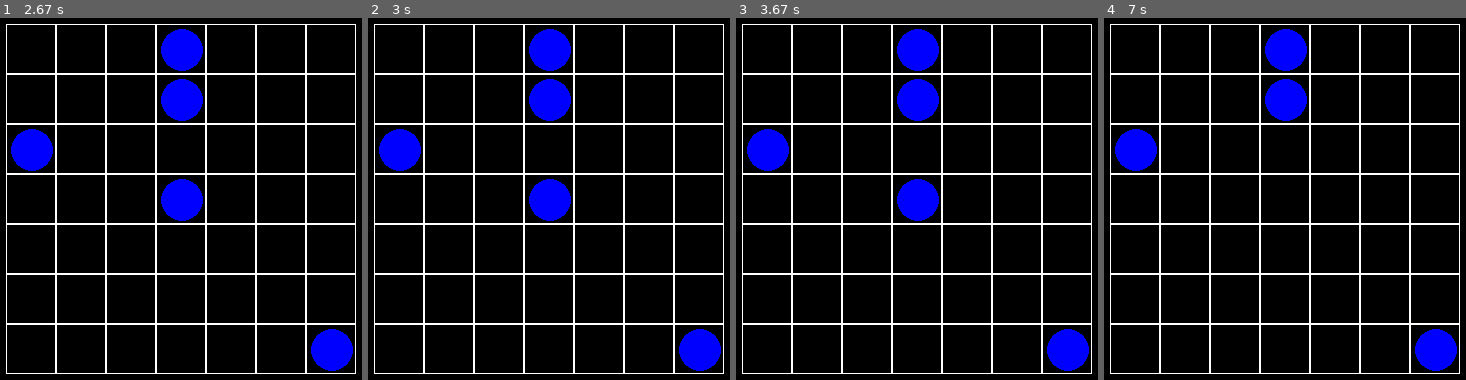
Above: before the commit, frames 1-4 (left to right).
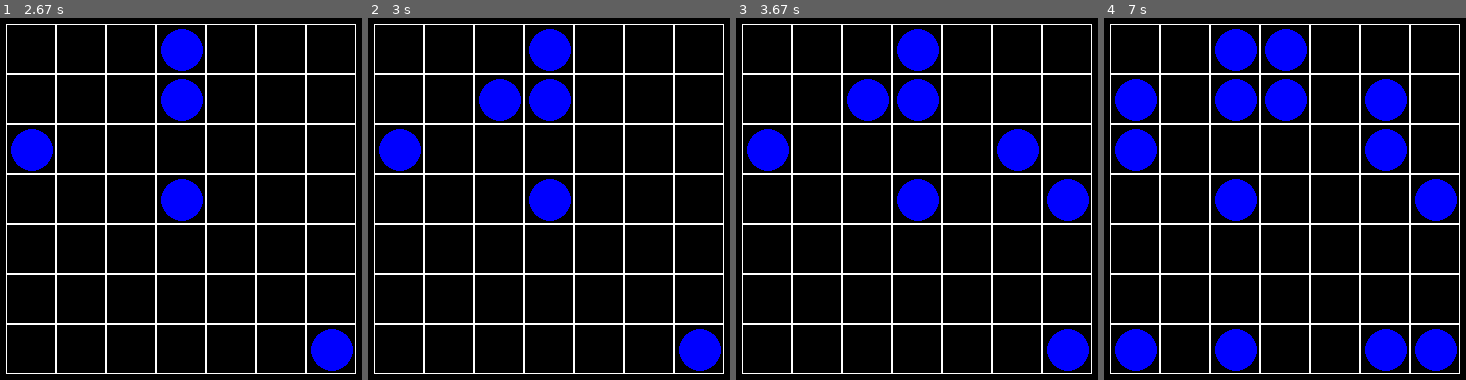
Above: after the commit, the same moments.

Repository: amalkov2024/PyGame
Game: pygame game, started from Polilinii.py
Two runs of this game, one before a commit and one after it. Both use one fixed random seed, a clock stepped at 60 frames per second and the inputs below.
Inputs (mouse positions are in pixels of both pictures, inside the frame that each line leads up to):
- Up to frame 1 (2.67 s): click (181, 199) at 0.38 s; click (184, 227) at 0.72 s; click (43, 130) at 1.05 s; click (343, 358) at 1.38 s; click (188, 46) at 1.72 s; click (188, 246) at 2.05 s; click (166, 122) at 2.38 s
- Up to frame 2 (3 s): click (483, 104) at 2.72 s
- Up to frame 3 (3.67 s): click (1036, 159) at 3.05 s; click (1058, 188) at 3.38 s
- Up to frame 4 (7 s): click (1379, 119) at 3.72 s; click (1154, 112) at 4.05 s; click (1306, 180) at 4.38 s; click (1444, 300) at 4.72 s; click (1216, 329) at 5.05 s; click (1147, 365) at 5.38 s; click (1216, 54) at 5.72 s; click (1241, 180) at 6.05 s; click (1422, 307) at 6.38 s; click (1364, 347) at 6.72 s

Frame 1 is identical in both runs. In frame 2, 1.0% of the frame differs, in the area x 30-43%, y 16-29%; in frame 3, 3.1%; in frame 4, 10%, in the area x 3-98%, y 3-98%.

Commit message:
V1 от 16-02-2024 находит есть ли путь для перемещения из красн в указанную точку

Diff:
--- a/Polilinii.py
+++ b/Polilinii.py
@@ -31,20 +31,20 @@
                     width=1,
                 )
                 # рисуем цветом
-                if self.board[i][j]<=2:
-                    if self.board[i][j] not in self.color:
-                        col=0
-                    else:
-                        col=self.color[self.board[i][j]]
-                    pygame.draw.circle(
-                        self.screen,
-                        (col),
-                        (
-                            cnt_j + 1+ self.cell_size//2,
-                            cnt_i + 1+ self.cell_size//2
+                #if self.board[i][j]<=2:
+                if self.board[i][j] not in self.color:
+                    col=0
+                else:
+                    col=self.color[self.board[i][j]]
+                pygame.draw.circle(
+                    self.screen,
+                    (col),
+                    (
+                        cnt_j + 1+ self.cell_size//2,
+                        cnt_i + 1+ self.cell_size//2
 
-                        ),self.cell_size//2-4,
-                    )
+                    ),self.cell_size//2-4,
+                )
                 cnt_j += self.cell_size
             cnt_i += self.cell_size
 
@@ -74,10 +74,31 @@
             elif self.board[cell_coords[1]][cell_coords[0]] == -1:
                 self.board[cell_coords[1]][cell_coords[0]] = 1
             else:
-                self.board[cell_coords[1]][cell_coords[0]] = 0
+                self.board[cell_coords[1]][cell_coords[0]] = 0 # если другой цвет то пометим синим
 
 
 class Lines(Board):
+    def __init__(self,width, height):
+        super().__init__(width,height)
+        self.roads=None
+
+    def road(self, mass, stx, sty, endx, endy): # возвращает список координат пути
+        ans = [(endx, endy)]
+        while (stx != endx or sty != endy):
+            min_mass = [mass[endx - (0 < endx <= len(mass))][endy], mass[endx + (0 <= endx < len(mass) - 1)][endy],
+                                     mass[endx][endy - (0 < endy <= len(mass[0]))], mass[endx][endy + (0 <= endy < len(mass[0]) - 1)]]
+            min_r=min(min_mass, key=lambda x: 10000 if x <= -1 else x)
+
+            if min_r == mass[endx - (0 < endx < len(mass))][endy]:
+                endx, endy = endx - (0 < endx < len(mass)), endy
+            elif min_r == mass[endx + (0 <= endx < len(mass) - 1)][endy]:
+                endx, endy = endx + (0 <= endx < len(mass) - 1), endy
+            elif min_r == mass[endx][endy - (0 < endy <= len(mass[0]))]:
+                endx, endy = endx, endy - (0 < endy <= len(mass[0]))
+            elif min_r == mass[endx][endy + (0 <= endy < len(mass[0]) - 1)]:
+                endx, endy = endx, endy + (0 <= endy < len(mass[0]) - 1)
+            ans.append((endx, endy))
+        return ans
 
     def voln(self, x, y, cur, n, m, lab):
         lab[x][y] = cur
@@ -108,6 +129,7 @@
     def red_blue(self,mouse_pos):
         y2,x2=mouse_pos[0],mouse_pos[1]
         cnt_red = 0
+
         for i in self.board:
             cnt_red += i.count(1)
         if cnt_red == 0:
@@ -119,69 +141,21 @@
                         x1=i
                         y1=j
             cell=self.get_cell(mouse_pos)
+
             if self.has_path(x1, y1, cell[1], cell[0]) == True:
                 # есть путь. Пометить нужные клетки в массиве
-                self.board[cell[1]][cell[0]] =-2
-                self.board[x1][y1]=0
-                print(x1,y1, cell)
+                self.board[cell[1]][cell[0]] =-2 # финишная клетка
+                self.board[x1][y1]=0 # стартовая
+                self.roads = self.road(self.board,x1,y1,cell[1],cell[0])
+                # обнуляем массив с найденным путем
+                for x in range(len(self.board)):
+                    for y in range((len(self.board[x]))):
+                        if self.board[x][y]>0:
+                            self.board[x][y]=0
+                print('red x1, y1',x1,y1, cell)
+                print('red self.roads',self.roads)
 
 
-'''    def put(self, matrix, s, end):
-        """ функция принимает квадратную матрицу, координаты начала [x,y] и конца движения [x,y]
-            возвращает список координат движения
-            от начала до конца [[2, 4], [2, 5], [2, 6], [3, 6], [4, 6]]
-            если путь не найдет возвращает None
-        """
-        map_list = copy.deepcopy(matrix)
-        razmer = len(map_list)
-        stop = False
-        begin = [s]
-        start = begin[:]
-        map_list[int(start[0][0])][int(start[0][1])] = 0, 0
-        map_list[end[0]][end[1]] = "end"
-        while len(start):
-
-            if start[0][0] - 1 >= 0 and map_list[start[0][0] - 1][start[0][1]] == "N":
-                map_list[start[0][0] - 1][start[0][1]] = start[0]
-                start.append([start[0][0] - 1, start[0][1]])
-            elif start[0][0] - 1 >= 0 and map_list[start[0][0] - 1][start[0][1]] == "end":
-                map_list[start[0][0] - 1][start[0][1]] = start[0]
-                break
-
-            if start[0][1] + 1 < razmer and map_list[start[0][0]][start[0][1] + 1] == "N":
-                map_list[start[0][0]][start[0][1] + 1] = start[0]
-                start.append([start[0][0], start[0][1] + 1])
-            elif start[0][1] + 1 < razmer and map_list[start[0][0]][start[0][1] + 1] == "end":
-                map_list[start[0][0]][start[0][1] + 1] = start[0]
-                break
-
-            if start[0][0] + 1 < razmer and map_list[start[0][0] + 1][start[0][1]] == "N":
-                map_list[start[0][0] + 1][start[0][1]] = start[0]
-                start.append([start[0][0] + 1, start[0][1]])
-            elif start[0][0] + 1 < razmer and map_list[start[0][0] + 1][start[0][1]] == "end":
-                map_list[start[0][0] + 1][start[0][1]] = start[0]
-                break
-
-            if start[0][1] - 1 >= 0 and map_list[start[0][0]][start[0][1] - 1] == "N":
-                map_list[start[0][0]][start[0][1] - 1] = start[0]
-                start.append([start[0][0], start[0][1] - 1])
-            elif start[0][1] - 1 >= 0 and map_list[start[0][0]][start[0][1] - 1] == "end":
-                map_list[start[0][0]][start[0][1] - 1] = start[0]
-                break
-            start.pop(0)
-        else:
-            stop = True
-        if stop == False:
-            put = [end]
-            while 1:
-                coor = map_list[put[0][0]][put[0][1]]
-                if coor == (0, 0):
-                    break
-                put.insert(0, coor)
-            return put
-        else:
-            return None
-'''
 
 
 if __name__ == "__main__":
@@ -204,6 +178,12 @@
                 board.red_blue(event.pos)
                 #board.get_click(event.pos)
                 print(board.board)
+        if board.roads:
+            # нужно мигнуть по пути следования тоесть изменять массив board.board
+            print('YES')
+            board.roads=None
+
+
         board.render(screen)
         pygame.display.flip()
     while pygame.event.wait().type != pygame.QUIT:
